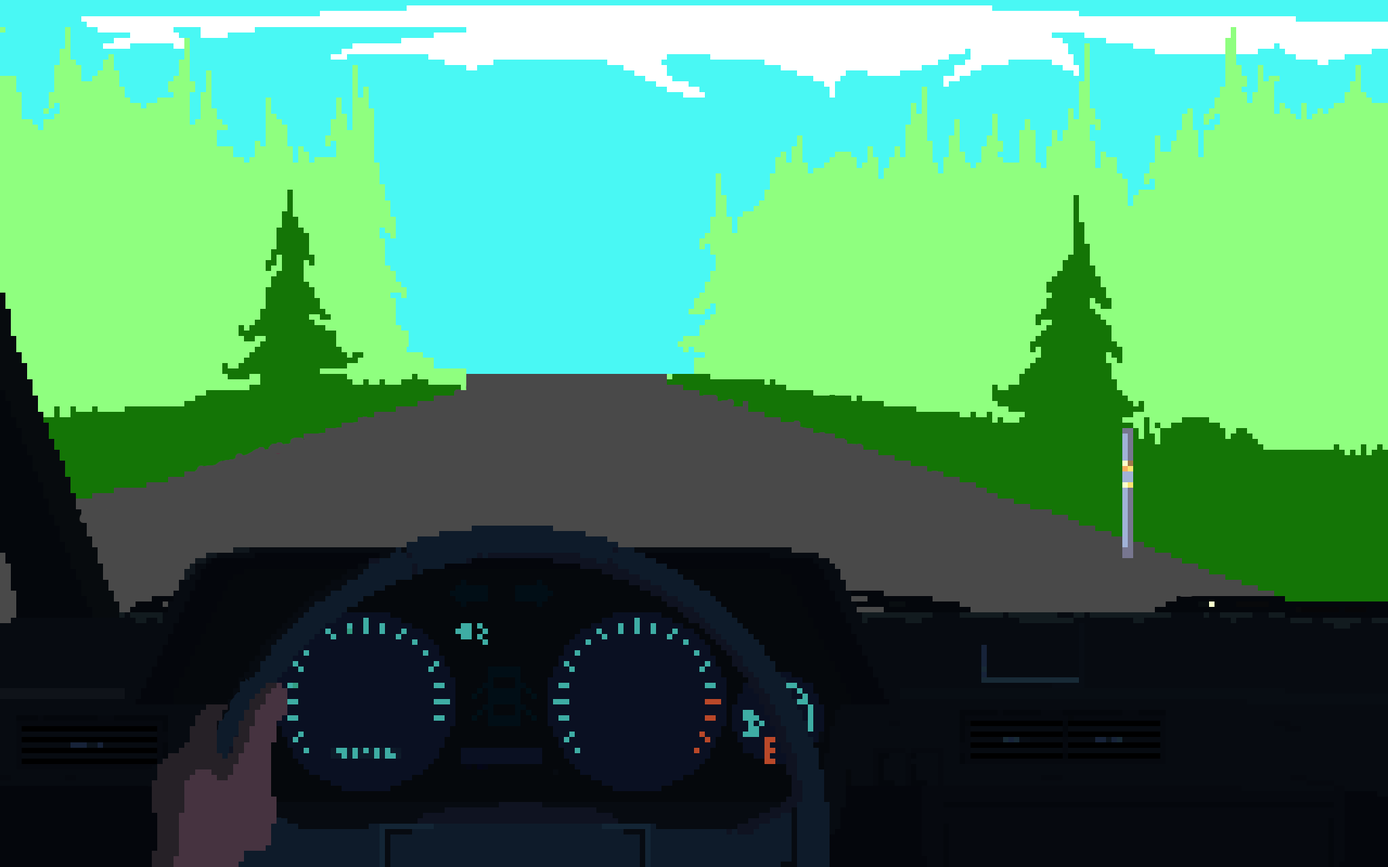
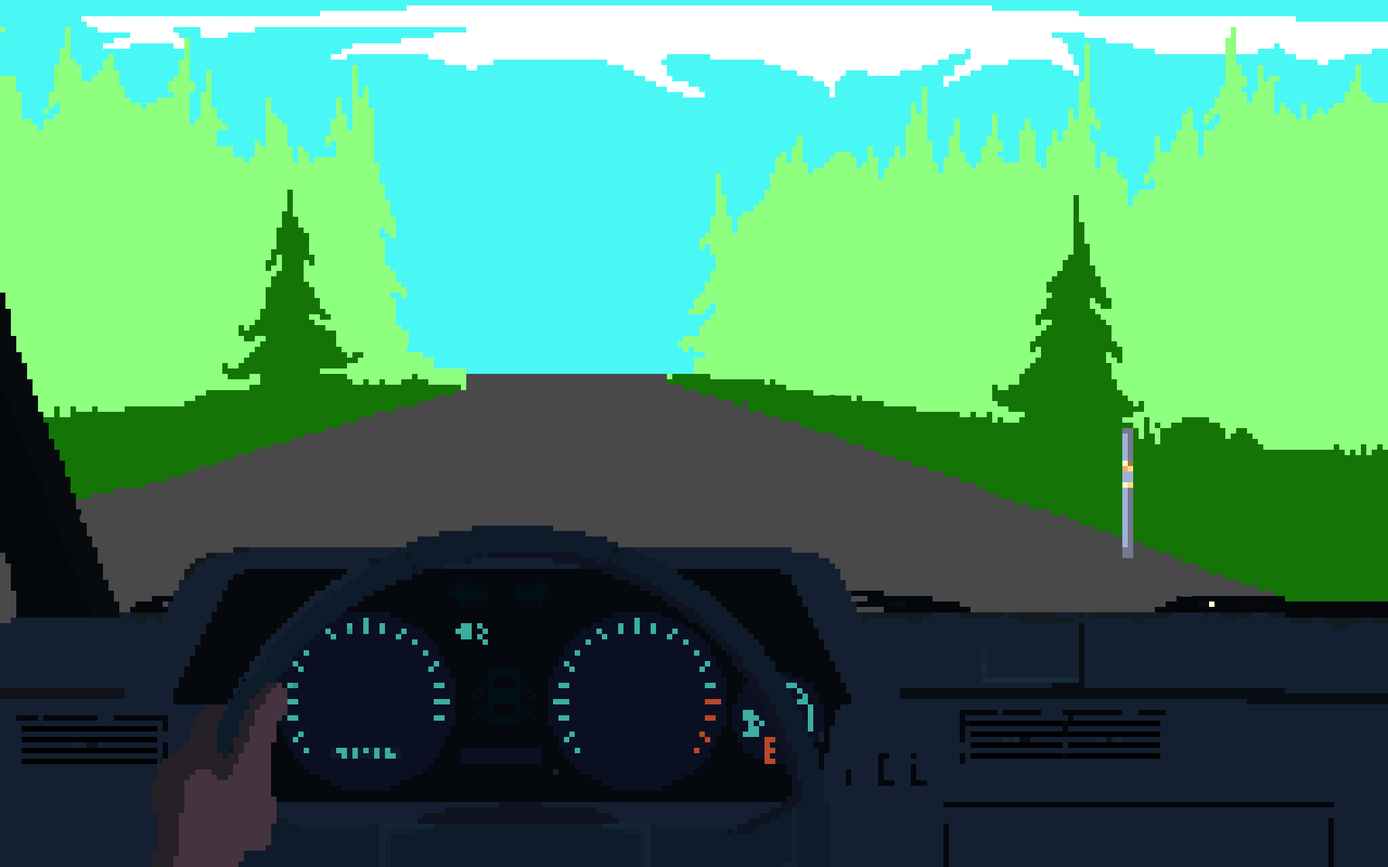
Before/after of a 1388px x 867px layered artwork. What changed in the layer stack:
painted on "Interior" over (x1=0, y1=547, x2=1388, y2=867)
